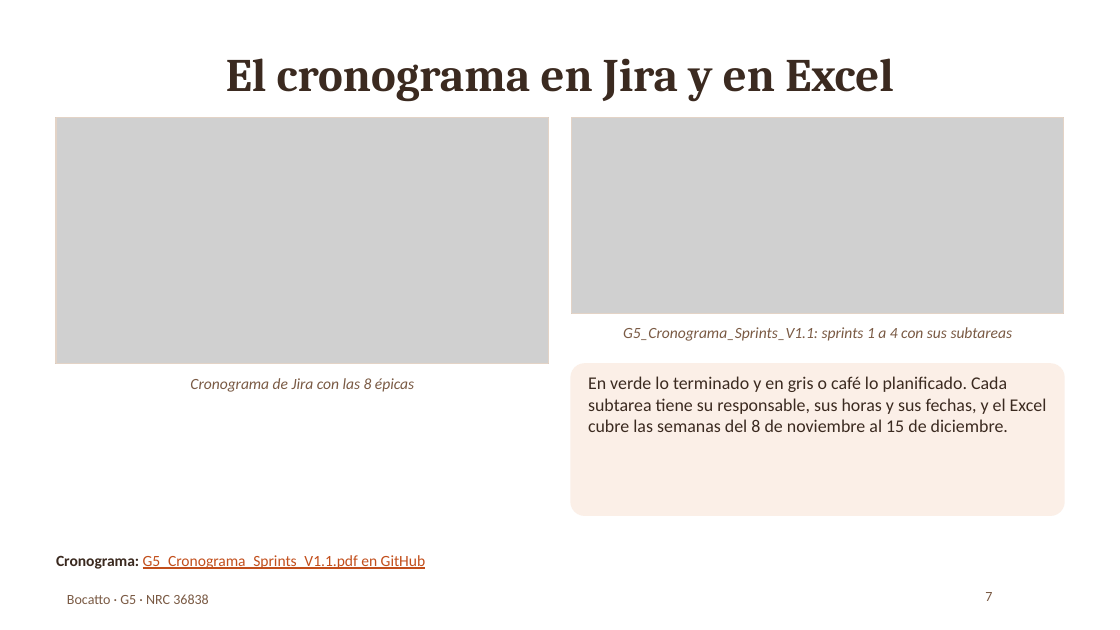
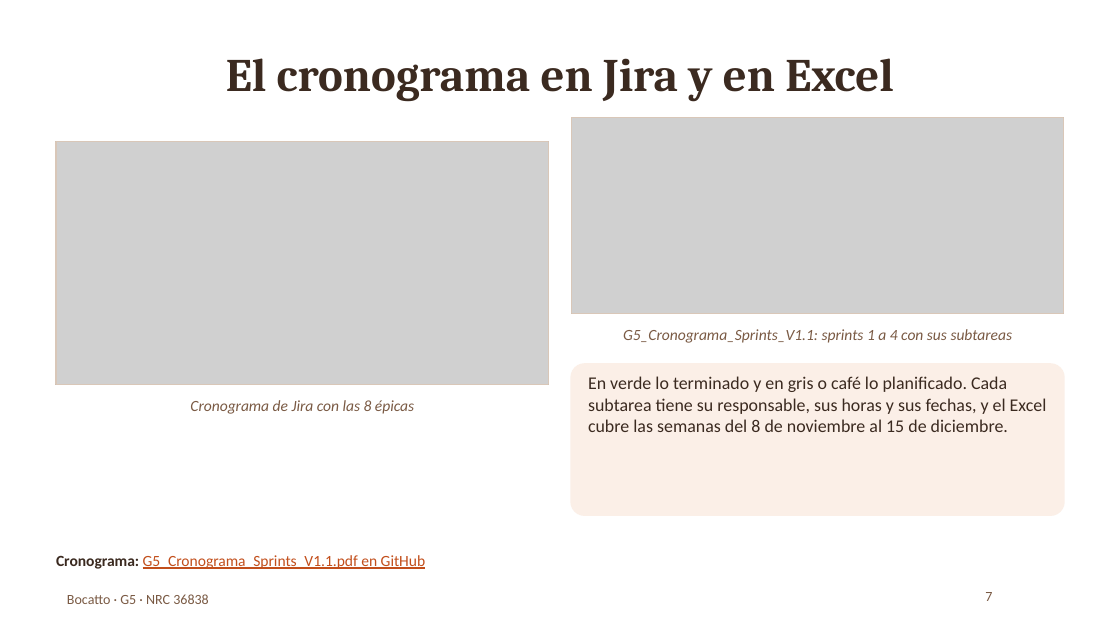
Before and after one commit to Ricardo-lainez/RicardoLainez36838_G5_ADSW, a slide deck: slide 7 of Informe final/Presentacion_SegundoParcial_Bocatto_G5.pptx. Drawn at 1120x630 pixels with LibreOffice and Linux fonts; fonts in the diff are those of the drawing; grey boxes stand for pictures; background and template pictures are left out. Boxes give left, top, right and bottom in pixels: in the first picture for what was removed or moved away, otherwise in the second. Text is boxed around its words. In the diff, an @@ line names an element or a change of style, - is before the commit and + after.

Commit message:
Presentacion del segundo parcial, informe de trazabilidad con 8 sprints y evidencias de Jira

```diff
--- a/Informe final/Presentacion_SegundoParcial_Bocatto_G5.pptx
+++ b/Informe final/Presentacion_SegundoParcial_Bocatto_G5.pptx
@@ picture: place and size @@
-picture at [56, 118, 549, 364]
+picture at [56, 142, 549, 385]
@@ rectangle: place and size @@
-rectangle at [56, 118, 549, 364]
+rectangle at [56, 142, 549, 385]
@@ rectangle at [56, 142, 549, 385]: outline #E3D3C6 0.75 pt to #D9C7B8 0.75 pt @@
@@ text "Cronograma de Jira con las ...": place and size @@
-text "Cronograma de Jira con las ..." at [190, 378, 414, 392]
+text "Cronograma de Jira con las ..." at [190, 400, 414, 414]
```
Also in this commit, not shown: 6 other slides changed, 11 other files.
